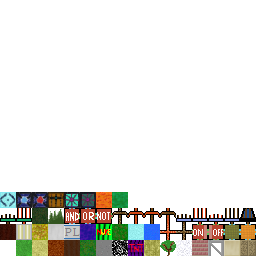
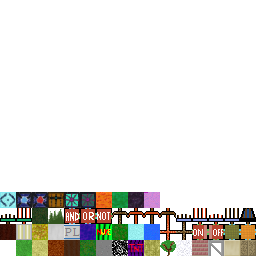
Revision of a layered 256px x 256px image; what changed, layer by layer:
painted on "TerrainTextures.png" over [128, 192, 160, 208]
